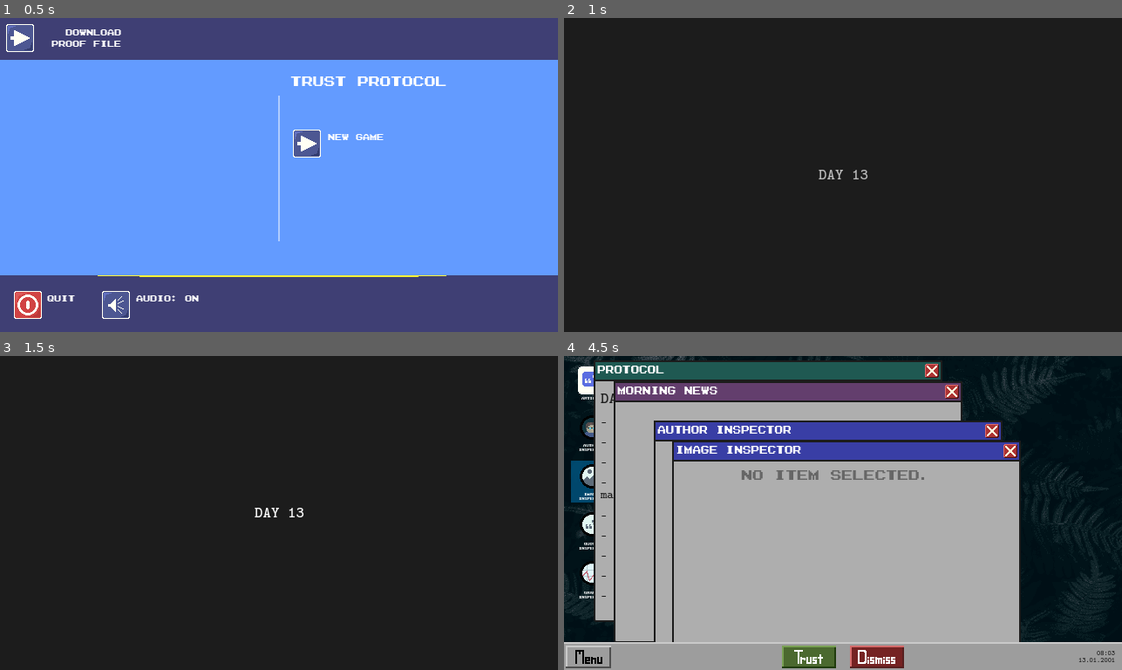
Above: before the commit, frames 1-4 (two rows, left to right).
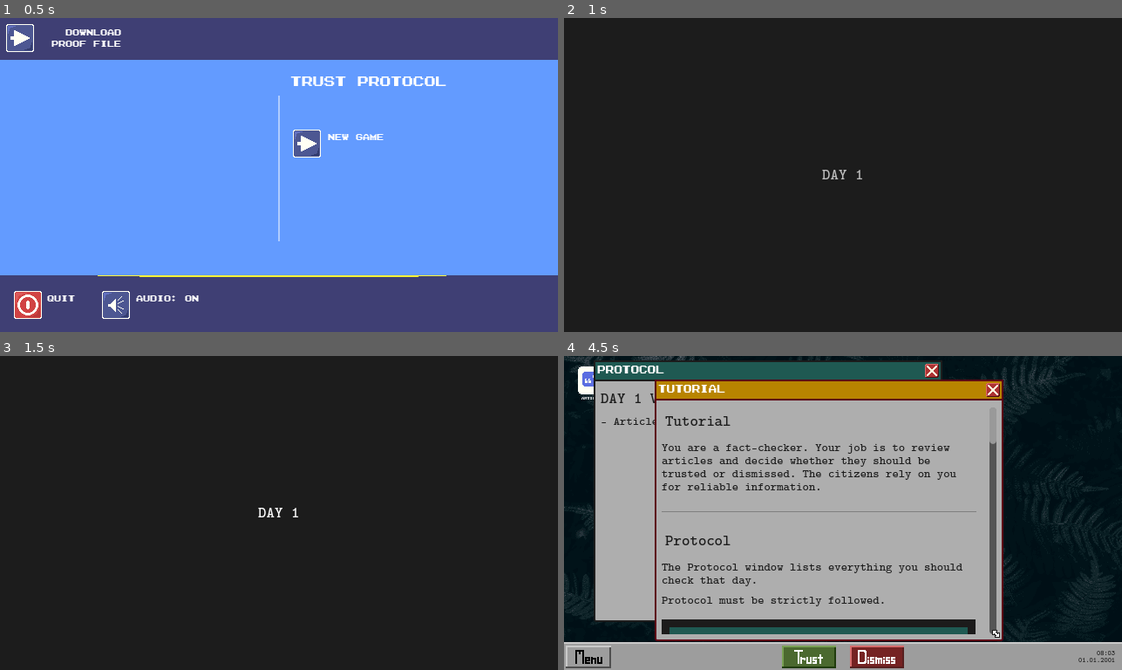
Above: after the commit, the same moments.

Repository: Murakass/trust-protocol-game
Game: Godot game, scene res://main_menu.tscn
The game is run twice, just before and just after one commit, with the same random seed, the same clock (stepped at 60 frames per second) and the same inputs.
Inputs (mouse positions are in pixels of both pictures, inside the frame that each line leads up to):
- Up to frame 1 (0.5 s): no input
- Up to frame 2 (1 s): click "New Game" at 0.5 s
- Up to frame 3 (1.5 s): click (122, 384) at 1.25 s
- Up to frame 4 (4.5 s): click (642, 384) at 2 s; click (591, 384) at 2.75 s; click (591, 431) at 3.52 s; click (591, 481) at 4.27 s

Frame 1 is identical in both runs. In frame 2, 0.2% of the frame differs, in the area x 45-55%, y 48-52%; in frame 3, 0.2%; in frame 4, 24%, in the area x 1-94%, y 7-98%.
Error before the commit: Invalid access to property or key 'pressed' on a base object of type 'null instance'. (res://main_menu.gd:21)

Commit message:
Removed redundancies

Diff:
--- a/0_main.gd
+++ b/0_main.gd
@@ -221,7 +221,7 @@
 		SessionState.load_save_on_start = false
 		load_saved_game()
 	else:
-		begin_day(13)
+		begin_day(1)
 		update_datetime_label()
 	update_datetime_label()
 
--- a/main_menu.gd
+++ b/main_menu.gd
@@ -5,25 +5,21 @@
 
 @onready var audio_label = $AudioBtn/Label
 @onready var new_game_btn = $NewGameBtn
-@onready var reality_game_btn = $RealityGameBtn
 @onready var continue_btn = $ContinueBtn
 @onready var audio_btn = $AudioBtn
 @onready var quit_btn = $QuitBtn
-@onready var clear_results_btn = $ClearResultsBtn
 @onready var open_results_btn = $OpenResultsBtn
 
 func _ready() -> void:
-	ProofData.clear_all_data()
-	SaveData.delete_save()
+	#ProofData.clear_all_data()
+	#SaveData.delete_save()
 	if not SaveData.has_save():
 		continue_btn.hide()
 	new_game_btn.pressed.connect(_on_new_game_pressed)
-	reality_game_btn.pressed.connect(_on_reality_game_pressed)
 	continue_btn.pressed.connect(_on_continue_pressed)
 	audio_btn.pressed.connect(_on_audio_pressed)
 	quit_btn.pressed.connect(_on_quit_pressed)
 	open_results_btn.pressed.connect(_on_open_results_pressed)
-	clear_results_btn.pressed.connect(_on_clear_results_pressed)
 	set_pointer_cursor_recursive(self)
 
 func _on_new_game_pressed() -> void:
@@ -31,10 +27,6 @@
 	if err != OK:
 		push_error("Failed to load game scene: %s" % GAME_SCENE_PATH)
 
-func _on_reality_game_pressed() -> void:
-	var err := get_tree().change_scene_to_file(REALITY_SCENE_PATH)
-	if err != OK:
-		push_error("Failed to load game scene: %s" % REALITY_SCENE_PATH)
 
 func _on_quit_pressed() -> void:
 	get_tree().quit()
@@ -67,10 +59,6 @@
 func _on_open_results_pressed() -> void:
 	download_proof()
 
-func _on_clear_results_pressed() -> void:
-	if FileAccess.file_exists("user://exports/reality_results_export.json"):
-		DirAccess.remove_absolute(ProjectSettings.globalize_path("user://exports/reality_results_export.json"))
-		print("Export file cleared.")
 
 func download_proof():
 	var path := "user://exports/play_proof.txt"
